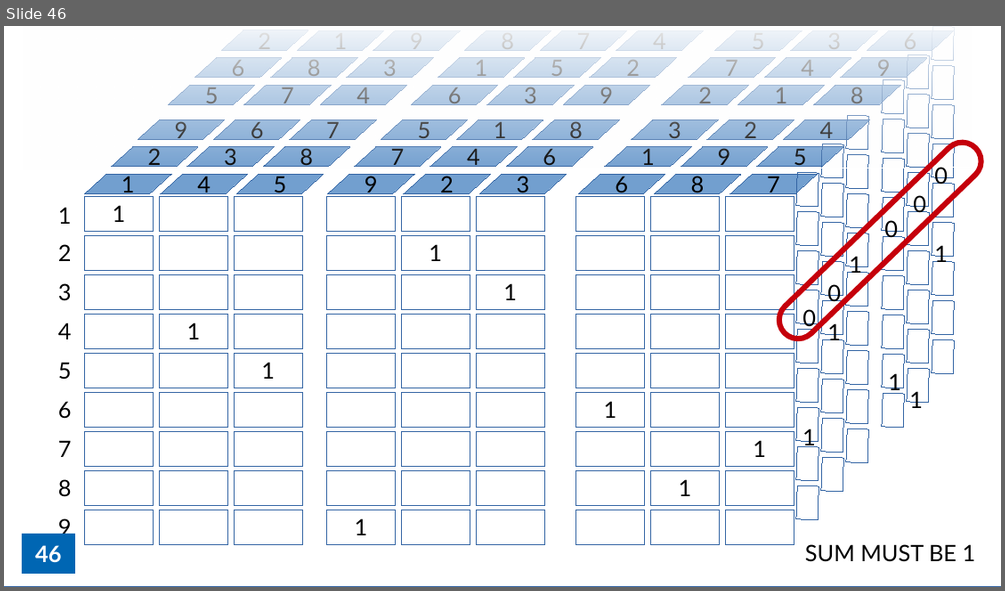
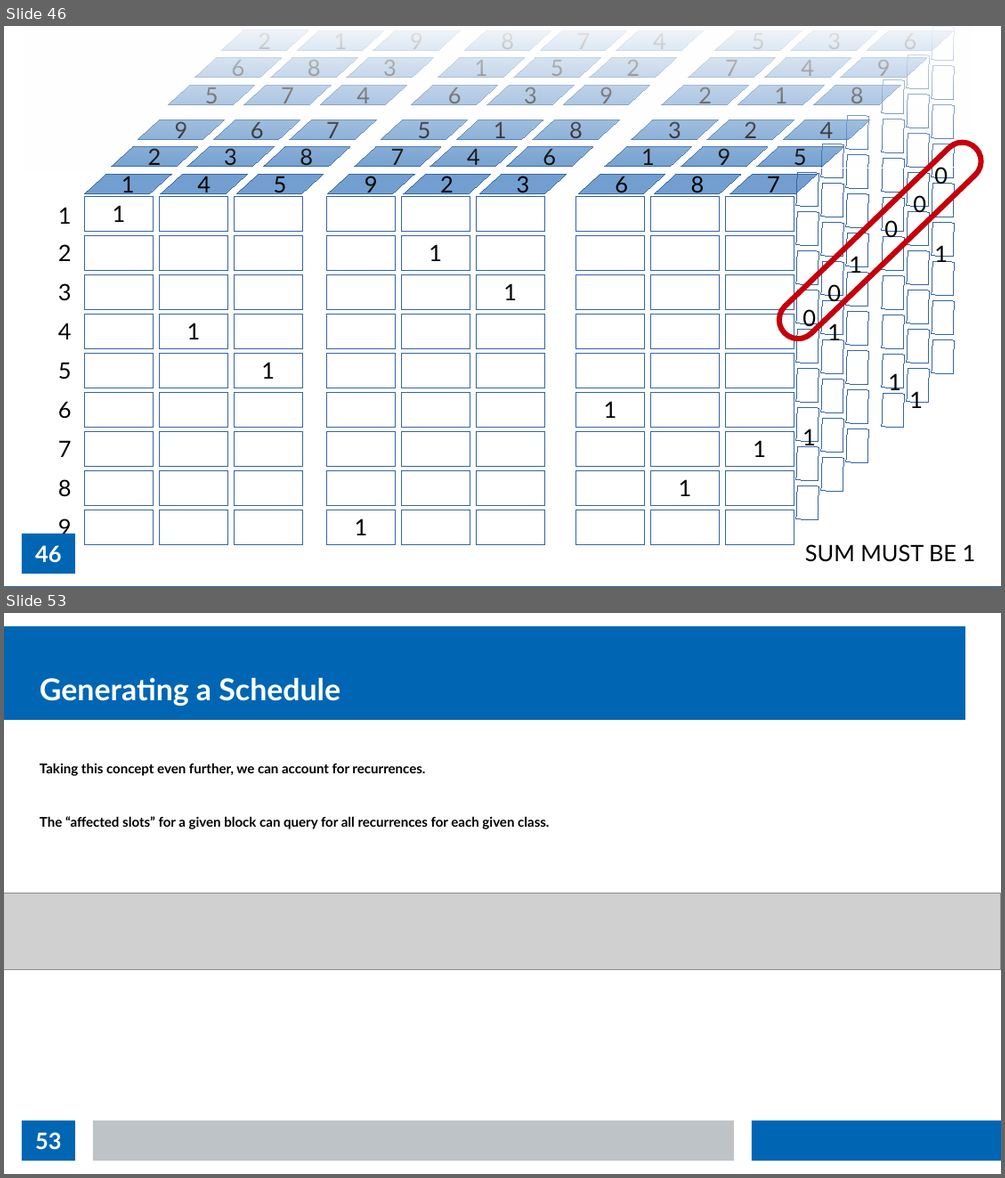
Before and after one commit to thomasnield/kotlin_data_science_talk_ChicagoJUG, a slide deck: kotlin_data_science_talk_chijug_slides.odp. Shown one above the other, each under a label of ours: slide 46 before the commit, slides 46 and 53 after it; the slides between them are not shown. The pictures are 1005x591 and 1005x1178 pixels, drawn with LibreOffice and Linux fonts; fonts in the diff are those of the drawing; grey boxes stand for pictures. Boxes give left, top, right and bottom in pixels: in the first picture for what was removed or moved away, otherwise in the second. Text is boxed around its words. In the diff, an @@ line names an element or a change of style, - is before the commit and + after.

```diff
--- a/kotlin_data_science_talk_chijug_slides.odp
+++ b/kotlin_data_science_talk_chijug_slides.odp
@@ slide 53 added at (4,613,1001,1174), background #FFFFFF; not listed: 1 template element that a slide beside it also shows @@
@@ title added at (40,677,340,706), 24 pt, text #FFFFFF, bold @@
+Generating a Schedule
@@ text added at (40,763,549,829), 10.7 pt, text #000000, bold @@
+Taking this concept even further, we can account for recurrences.
+The “affected slots” for a given block can query for all recurrences for each given class.
@@ picture added at (4,893,1001,969) @@
@@ page number added at (22,1120,75,1160), fill #0066B3, 18 pt, text #FFFFFF, bold @@
+53
@@ rectangle added at (93,1120,734,1160), fill #BDC3C7 @@
@@ rectangle added at (752,1120,1001,1160), fill #0066B3 @@
```
Also in this commit, not shown: 2 slides changed, 5 other slides added.
